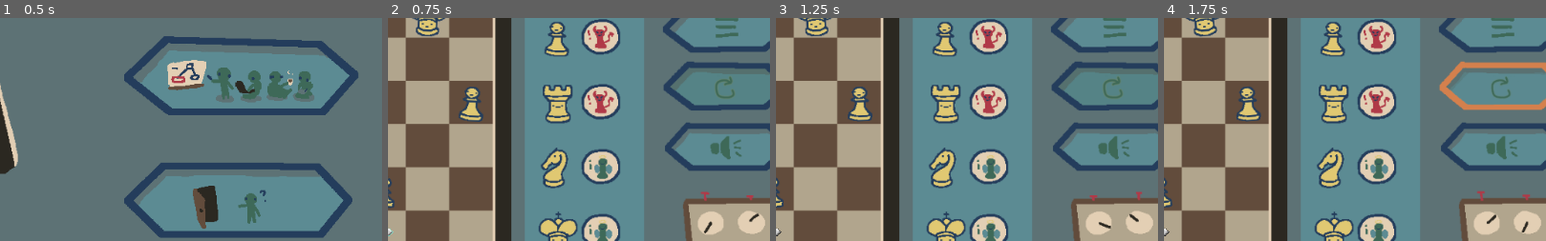
Above: before the commit, frames 1-4 (left to right).
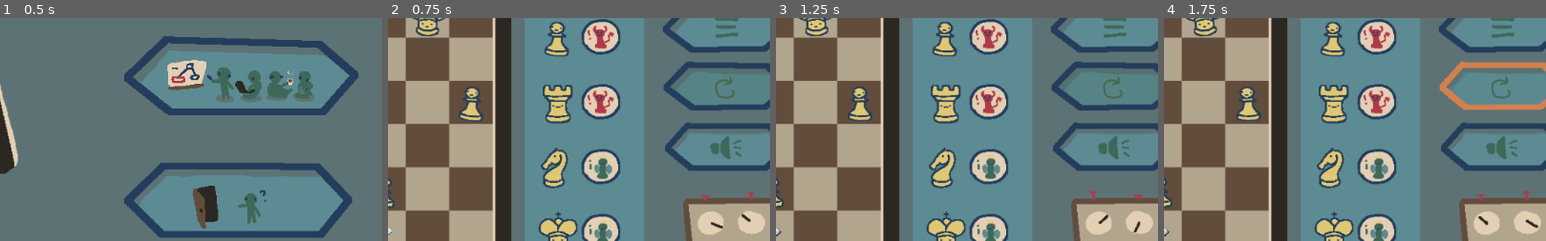
Above: after the commit, the same moments.

Repository: Windastella/ScribbleJam
Game: Godot game, scene res://Scenes/Main.tscn
The game is run twice, just before and just after one commit, with the same random seed, the same clock (stepped at 60 frames per second) and the same inputs.
Inputs (mouse positions are % of the whole screen's width and height, from its top left):
- Up to frame 1 (0.5 s): no input
- Up to frame 2 (0.75 s): click (75, 19) at 0.5 s
- Up to frame 3 (1.25 s): no input
- Up to frame 4 (1.75 s): click (88, 50) at 1.25 s
The pictures show only the part of the screen within x 43-93%, y 34-84%; the shares and areas given below are measured in that part.

Frame 1 is identical in both runs. In frame 2, 0.3% of the frame differs, in the area x 81-98%, y 77-97%; in frame 3, 0.3%; in frame 4, 0.3%.

Commit message:
mumble sound

Diff:
--- a/Scenes/Base_Figures.tscn
+++ b/Scenes/Base_Figures.tscn
@@ -7,6 +7,8 @@
 [ext_resource path="res://assets/Sounds/PSss_02.wav" type="AudioStream" id=5]
 [ext_resource path="res://assets/Sounds/PSss _01.wav" type="AudioStream" id=6]
 [ext_resource path="res://assets/Sounds/PSss_03.wav" type="AudioStream" id=7]
+[ext_resource path="res://assets/Sounds/chat_02.wav" type="AudioStream" id=8]
+[ext_resource path="res://assets/Sounds/chat_01.wav" type="AudioStream" id=9]
 
 [sub_resource type="RectangleShape2D" id=1]
 extents = Vector2( 32, 32 )
@@ -29,6 +31,7 @@
 pause_mode = 2
 script = ExtResource( 1 )
 hint_sounds = [ ExtResource( 6 ), ExtResource( 5 ), ExtResource( 7 ) ]
+mumble_sounds = [ ExtResource( 9 ), ExtResource( 8 ) ]
 
 [node name="Sprite" type="Sprite" parent="."]
 rotation = 0.0872665
--- a/Scenes/Base_Level.tscn
+++ b/Scenes/Base_Level.tscn
@@ -203,7 +203,7 @@
 pause_mode = 2
 position = Vector2( 992, 528 )
 frames = SubResource( 1 )
-frame = 2
+frame = 1
 playing = true
 
 [node name="level" type="Sprite" parent="Camera"]
@@ -255,6 +255,7 @@
 position = Vector2( 480, 32 )
 z_index = 1
 hint_sounds = [  ]
+mumble_sounds = [  ]
 
 [node name="Figure" parent="Pieces" instance=ExtResource( 2 )]
 position = Vector2( 288, 480 )
@@ -371,6 +372,7 @@
 position = Vector2( -64, -64 )
 scale = Vector2( 1, 0.998333 )
 frames = SubResource( 22 )
+frame = 1
 playing = true
 centered = false
 
--- a/Scripts/Figures.gd
+++ b/Scripts/Figures.gd
@@ -4,6 +4,7 @@
 export (Array, Texture) var dialogues;
 
 export (Array, AudioStream) var hint_sounds;
+export (Array, AudioStream) var mumble_sounds;
 
 func _ready():
 	for tex in dialogues:
@@ -24,6 +25,10 @@
 	$dialog.hide();
 
 func _on_interact_pressed():
+	var i = round(rand_range(0, mumble_sounds.size() - 1));
+	$SFX.stream = mumble_sounds[i];
+	$SFX.play();
+
 	$interact_sprite.hide();
 
 	$dialog.show();
Not shown: 1 places in Scenes/Base_Figures.tscn that only renumber resources
Not shown, added: assets/Sounds/chat_01.wav.import
Not shown, added: assets/Sounds/chat_02.wav.import
Not shown, added: assets/Sounds/chat_01.wav
Not shown, added: assets/Sounds/chat_02.wav
Not shown, changed: docs/index.pck
